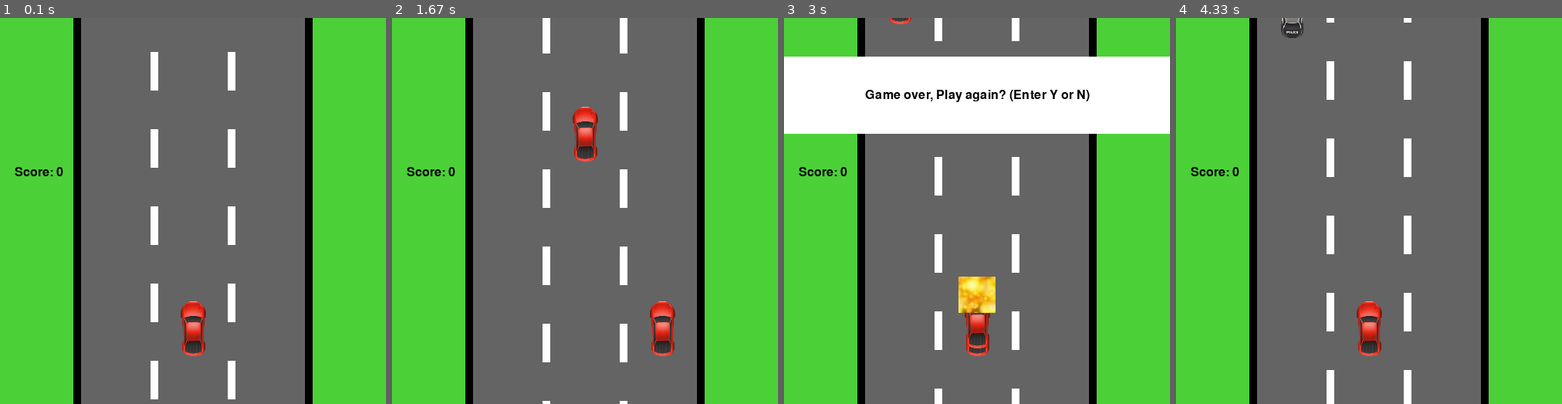
Above: before the commit, frames 1-4 (left to right).
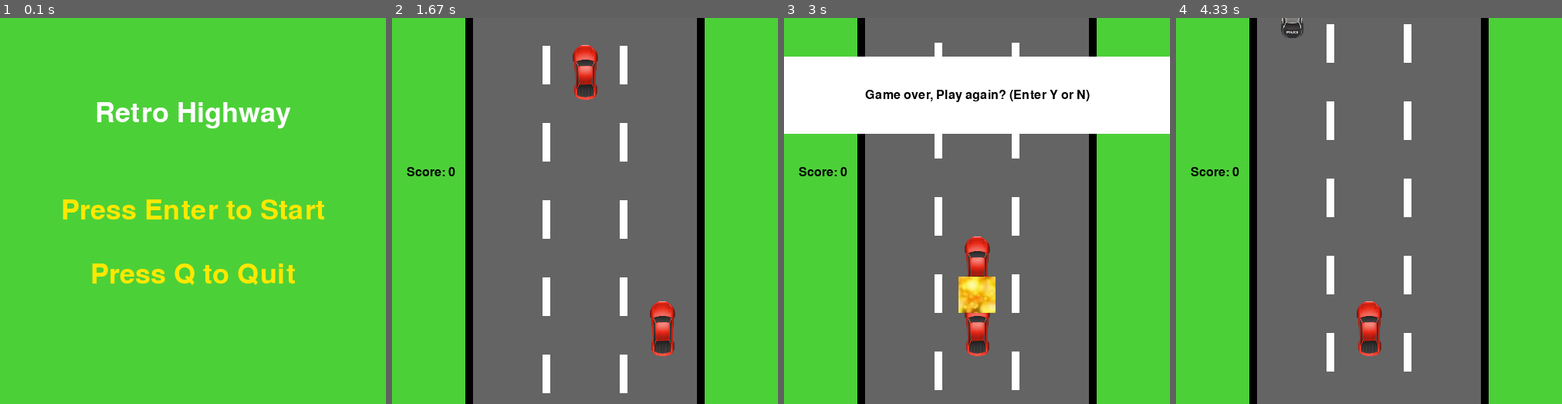
Above: after the commit, the same moments.

Repository: Tshewangdorji7257/cap2-pygame
Game: pygame game, started from python.py
Same seed, same stepped clock (60 frames per second), same inputs: the game is played once before the commit and once after it.
Inputs:
- Up to frame 1 (0.1 s): no input
- Up to frame 2 (1.67 s): tap Enter at 0.33 s; hold Right 0.67-1.13 s; hold Right 1.17-1.63 s
- Up to frame 3 (3 s): hold Left 1.67-2.2 s; hold Left 2.23-2.63 s; hold Right from 2.67 s (still down)
- Up to frame 4 (4.33 s): release Right at 3.3 s; tap Y at 3.33 s; hold Left 3.67-4.13 s; hold Right from 4.17 s (still down)

The runs differ from the first frame. In frame 1, 62% of the frame differs, in the area x 3-84%, y 0-100%; in frame 2, 4.8%; in frame 3, 4.1%; in frame 4, 3.8%.

Commit message:
second commit

Diff:
--- a/python pygame.py
+++ b/python.py
@@ -1,6 +1,7 @@
 import pygame
 from pygame.locals import *
 import random
+import sys
 
 # Initialize Pygame
 pygame.init()
@@ -41,6 +42,7 @@
 # For animating movement of the lane markers
 lane_mark_move_y = 0
 
+
 # Define the Vehicle class
 class Vehicle(pygame.sprite.Sprite):
 
@@ -61,8 +63,9 @@
 
     def __init__(self, x, y):
         # Load the player's vehicle image
-        image = pygame.image.load("C:\\Users\\Damchey\\OneDrive\\Desktop\\pygame\\fPKWt.png")
+        image = pygame.image.load("C:\\Users\\Damchey\\OneDrive\\Desktop\\pygame\\red.png")
         super().__init__(image, x, y)
+
 
 # Player's starting coordinates
 player_x = 250
@@ -74,7 +77,7 @@
 player_group.add(player)
 
 # Load the other vehicle images
-image_filenames = ["C:\\Users\\Damchey\\OneDrive\\Desktop\\pygame\\a6rBl.png","C:\\Users\\Damchey\\OneDrive\\Desktop\\pygame\\fPKWt.png"]
+image_filenames = ["C:\\Users\\Damchey\\OneDrive\\Desktop\pygame\\police car.png","C:\\Users\\Damchey\\OneDrive\\Desktop\\pygame\\red.png"]
 vehicle_images = []
 for filename in image_filenames:
     # Load each vehicle image
@@ -87,6 +90,42 @@
 #load the crash image
 crash = pygame.image.load("C:\\Users\\Damchey\\OneDrive\\Desktop\\pygame\\crash.png")
 crash_rect = crash.get_rect()
+
+
+# Define the display_menu function
+def display_menu():
+    menu_font = pygame.font.Font(pygame.font.get_default_font(), 36)
+
+    while True:
+        screen.fill(green)
+
+        title_text = menu_font.render('Retro Highway', True, red)
+        title_rect = title_text.get_rect(center=(width//2, height//4))
+        screen.blit(title_text, title_rect)
+
+        start_text = menu_font.render('Press Enter to Start', True, yellow)
+        start_rect = start_text.get_rect(center=(width//2, height//2))
+        screen.blit(start_text, start_rect)
+
+        quit_text = menu_font.render('Press Q to Quit', True, yellow)
+        quit_rect = quit_text.get_rect(center=(width//2, height//1.5))
+        screen.blit(quit_text, quit_rect)
+
+        pygame.display.update()
+
+        for event in pygame.event.get():
+            if event.type == QUIT:
+                pygame.quit()
+                sys.exit()
+            elif event.type == KEYDOWN:
+                if event.key == K_RETURN:
+                    return
+                elif event.key == K_q:
+                    pygame.quit()
+                    sys.exit()
+
+# Call the display_menu function before the game loop
+display_menu()
 
 # Game loop
 clock = pygame.time.Clock()
@@ -99,16 +138,14 @@
         if event.type == QUIT:
             running = False
 
-
-    # move the plyaer's car using the left/right arrows keys
+        # move the player's car using the left/right arrows keys
         if event.type == KEYDOWN:
-
             if event.key == K_LEFT and player.rect.center[0] > left_lane:
                 player.rect.x -= 100
             elif event.key == K_RIGHT and player.rect.center[0] < right_lane:
                 player.rect.x += 100
 
-        # check if there's a side awipe collision after changing lanes
+   # check if there's a side awipe collision after changing lanes
         for vehicle in vehicle_group:
             if pygame.sprite.collide_rect(player, vehicle):
 
Renamed: a6rBl.png -> police car.png
Renamed: fPKWt.png -> red.png
